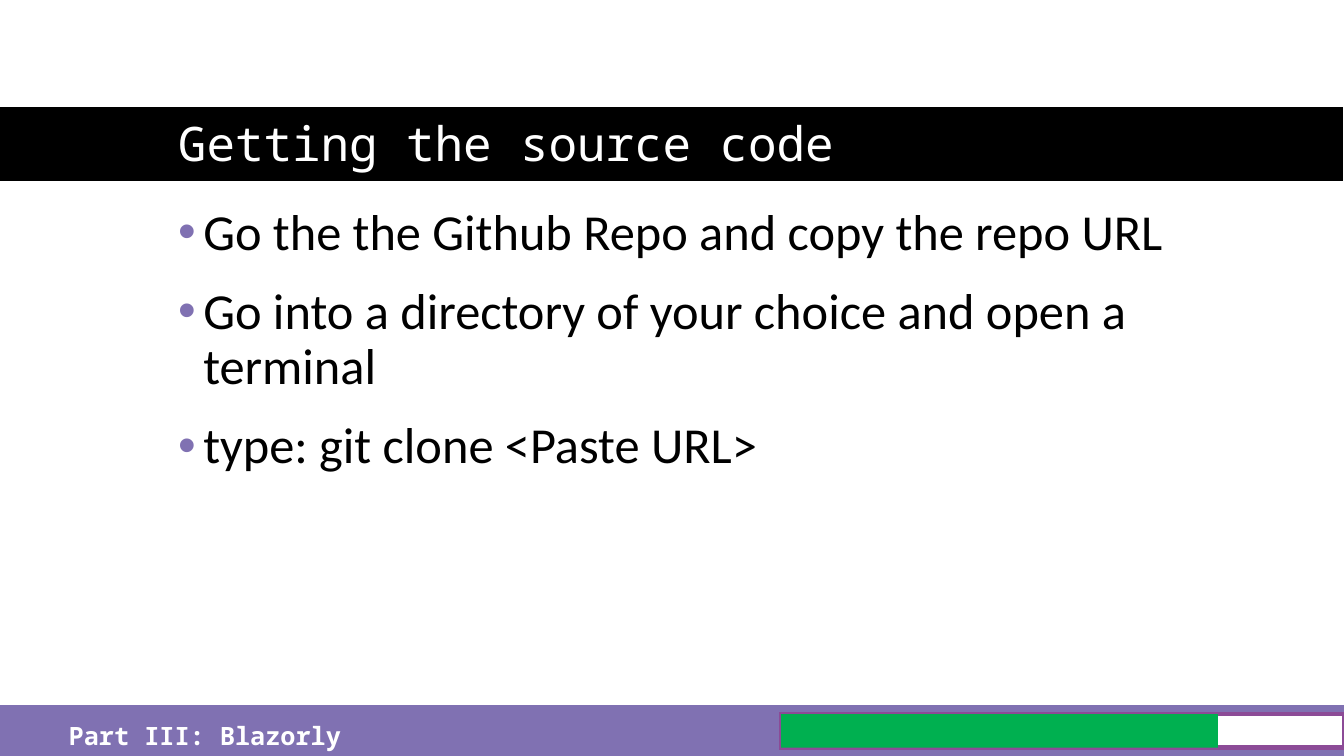
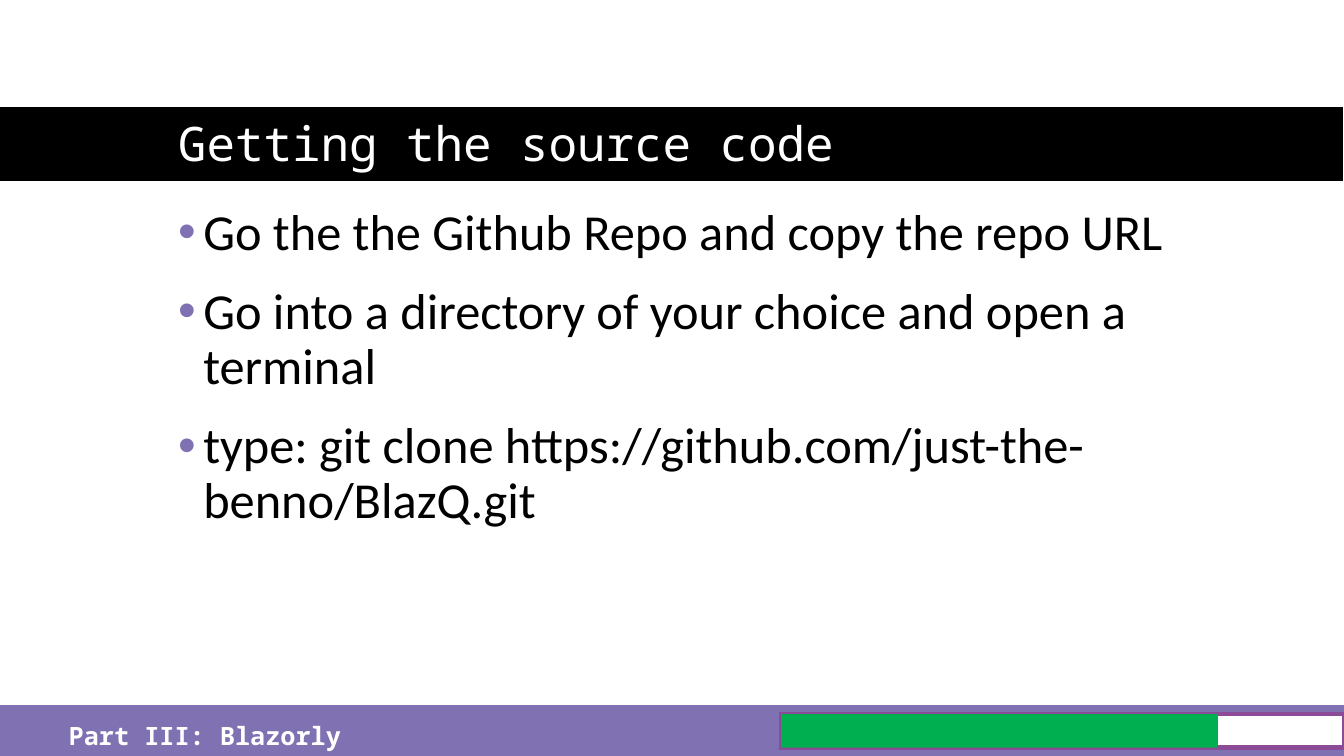
Before and after one commit to just-the-benno/BlazQ, a slide deck: slide 25 of episode1/media/slides-episode-1.pptx. Drawn at 1344x756 pixels with LibreOffice and Linux fonts; fonts in the diff are those of the drawing; background and template pictures are left out. Boxes give left, top, right and bottom in pixels: in the first picture for what was removed or moved away, otherwise in the second. Text is boxed around its words. In the diff, an @@ line names an element or a change of style, - is before the commit and + after.

Commit message:
correct spelling in slides ep01

```diff
--- a/episode1/media/slides-episode-1.pptx
+++ b/episode1/media/slides-episode-1.pptx
@@ text at (x1=203, y1=428, x2=1084, y2=527): text changed @@
-• type: git clone <Paste URL>
+• type: git clone https://github.com/just-the-benno/BlazQ.git
```
Also in this commit, not shown: 19 other slides changed, 2 other files.
